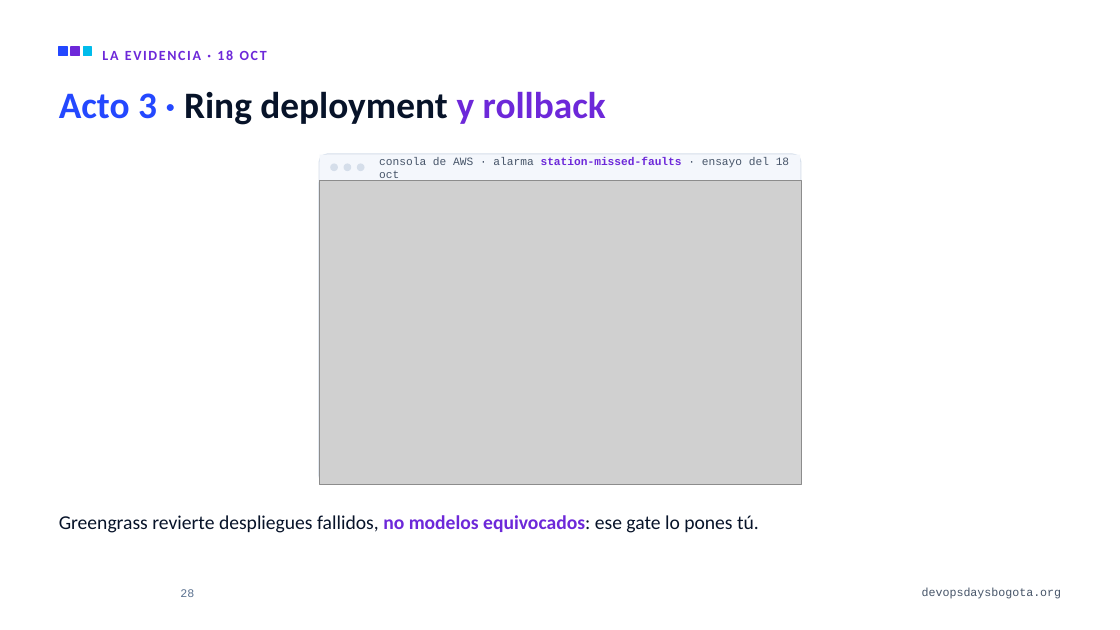
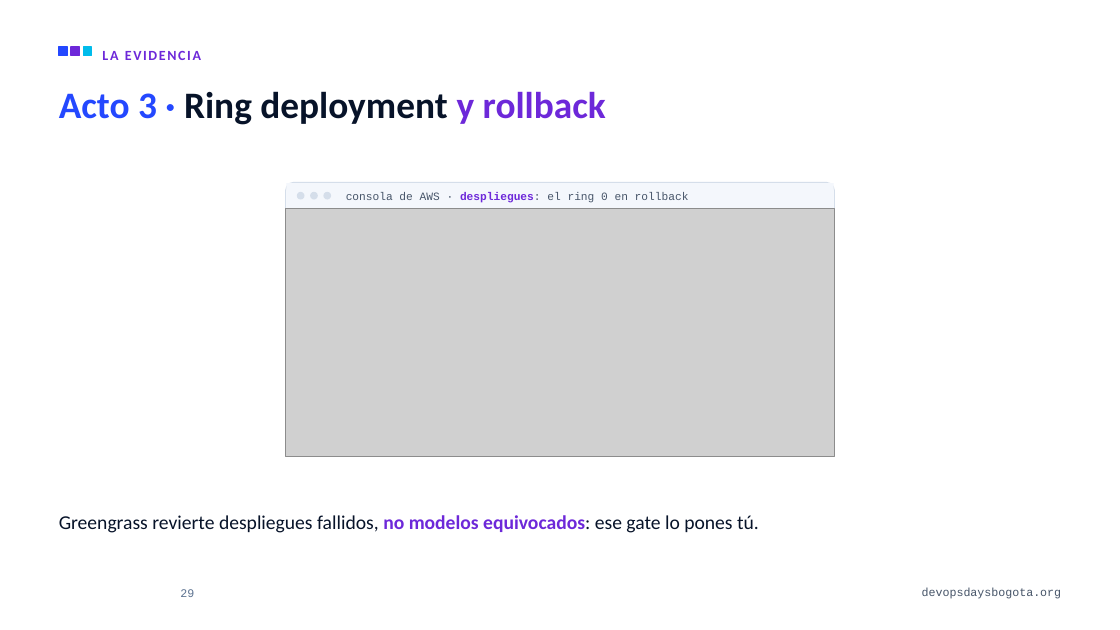
Before and after one commit to alejandro945/mlops-a-ciegas, a slide deck: slide 29 of talk/MLOps-a-ciegas-DevOpsDays-Bogota-2026.pptx (slide 28 before the commit). Drawn at 1120x630 pixels with LibreOffice and Linux fonts; fonts in the diff are those of the drawing; grey boxes stand for pictures; background and template pictures are left out. Boxes give left, top, right and bottom in pixels: in the first picture for what was removed or moved away, otherwise in the second. Text is boxed around its words. In the diff, an @@ line names an element or a change of style, - is before the commit and + after.

```diff
--- a/talk/MLOps-a-ciegas-DevOpsDays-Bogota-2026.pptx
+++ b/talk/MLOps-a-ciegas-DevOpsDays-Bogota-2026.pptx
@@ text at box(102, 51, 201, 60): text changed @@
-LA EVIDENCIA · 18 OCT
+LA EVIDENCIA
@@ rounded rectangle: place and size @@
-rounded rectangle at box(319, 154, 802, 484)
+rounded rectangle at box(286, 182, 834, 456)
@@ rounded rectangle at box(286, 182, 834, 456): proportions changed @@
@@ picture: place and size @@
-picture at box(319, 181, 802, 485)
+picture at box(286, 209, 834, 456)
@@ rectangle: place and size @@
-rectangle at box(320, 155, 801, 181)
+rectangle at box(287, 183, 834, 209)
@@ rounded rectangle: place and size @@
-rounded rectangle at box(357, 164, 365, 171)
+rounded rectangle at box(297, 192, 304, 199)
@@ rounded rectangle: place and size @@
-rounded rectangle at box(344, 164, 351, 171)
+rounded rectangle at box(310, 192, 318, 199)
@@ rounded rectangle: place and size @@
-rounded rectangle at box(330, 164, 338, 171)
+rounded rectangle at box(323, 192, 331, 199)
@@ text at box(346, 192, 689, 203): text changed @@
-consola de AWS · alarma station-missed-faults · ensayo del 18 oct
+consola de AWS · despliegues: el ring 0 en rollback
```
Also in this commit, not shown: 7 other slides changed, 2 slides added, 1 slide removed, 10 other files.
